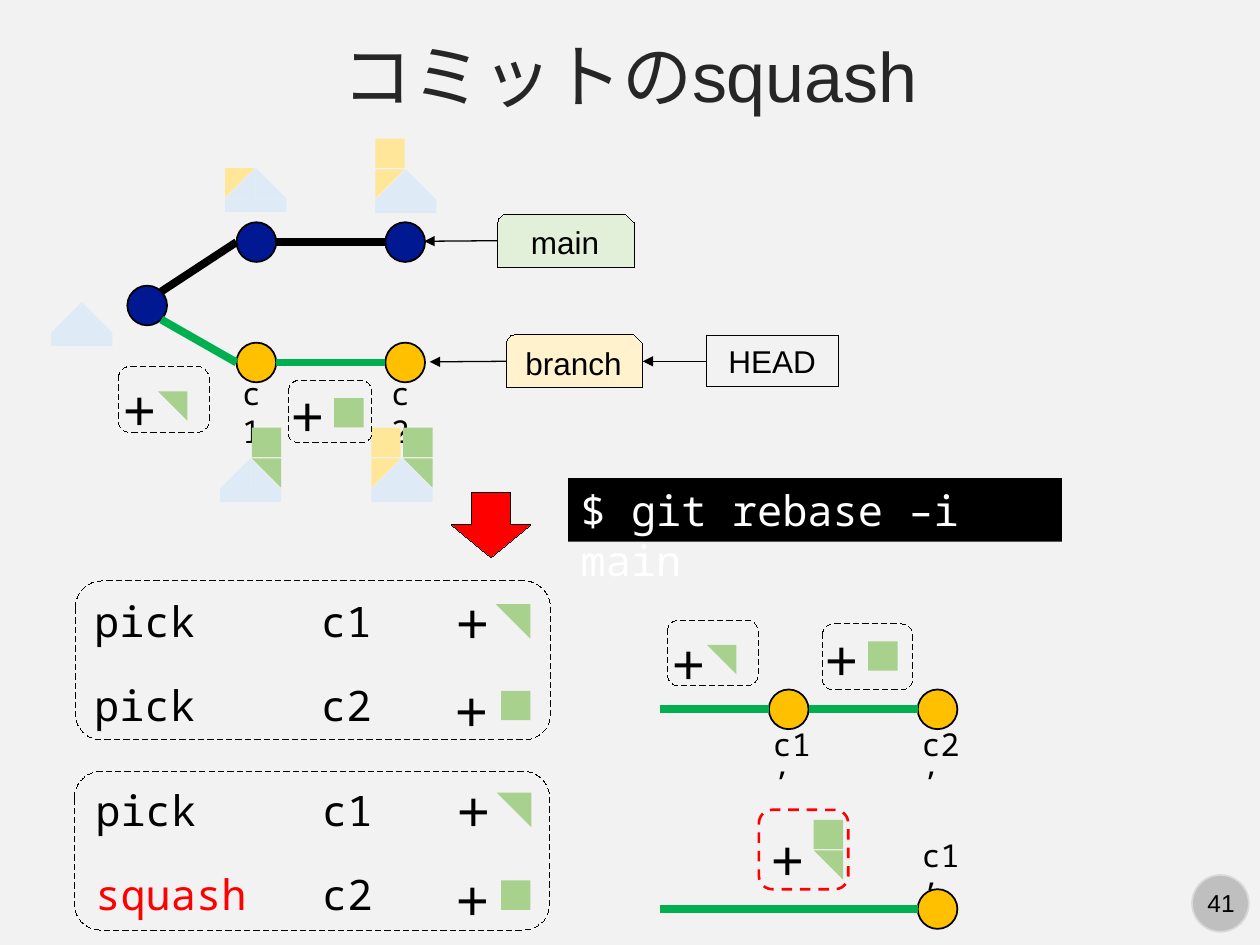
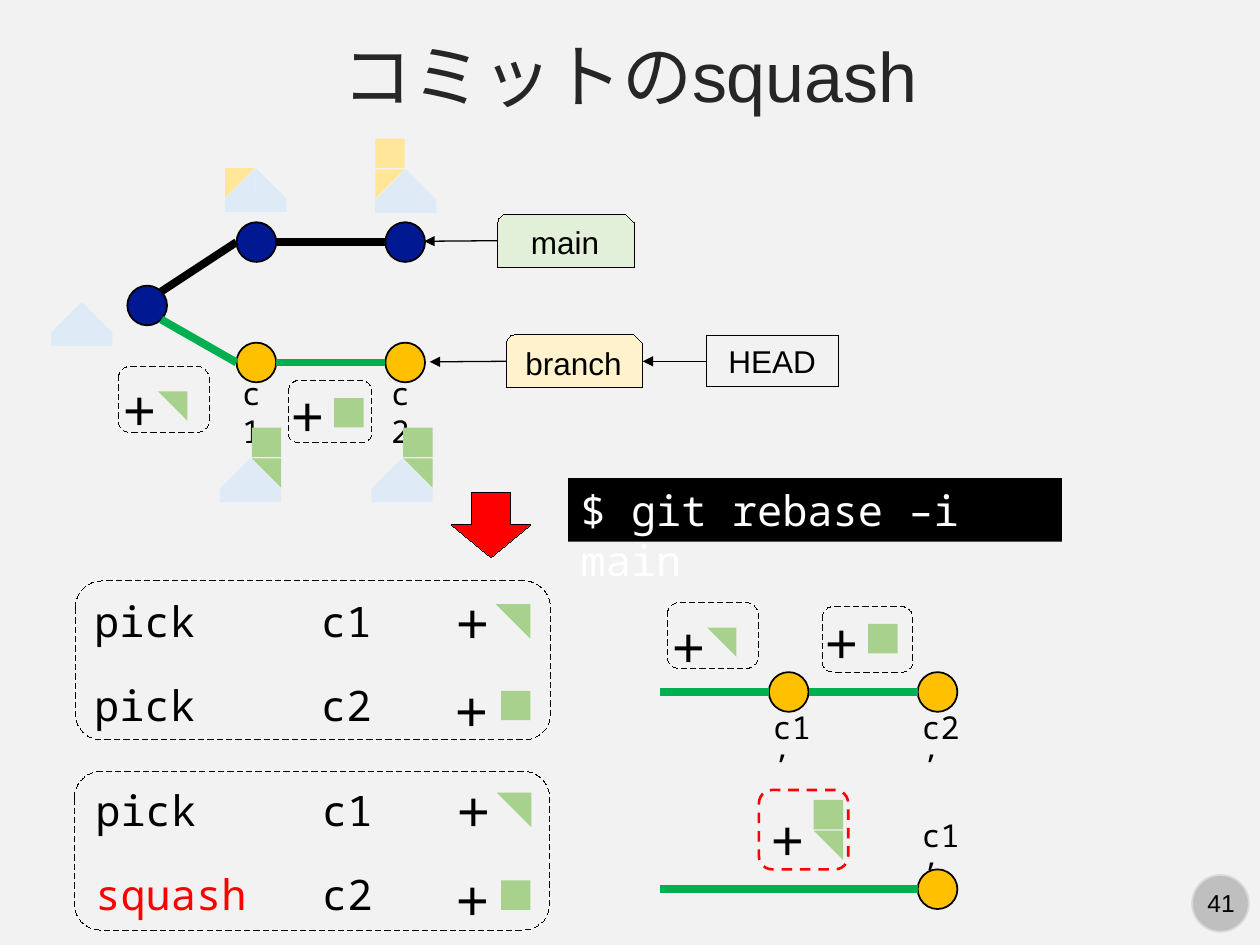
Before and after one commit to kaityo256/github, a slide deck: slide 41 of branch/fig/slide.pptx. Drawn at 1260x945 pixels with LibreOffice and Linux fonts; fonts in the diff are those of the drawing. Boxes give left, top, right and bottom in pixels: in the first picture for what was removed or moved away, otherwise in the second. Text is boxed around its words. In the diff, an @@ line names an element or a change of style, - is before the commit and + after.

Commit message:
updates slide

```diff
--- a/branch/fig/slide.pptx
+++ b/branch/fig/slide.pptx
@@ rectangle removed at [372, 427, 401, 456] @@
@@ right triangle removed at [372, 459, 401, 488] @@
@@ 3 texts, 2 lines, 2 ellipses, 1 rectangle: place and size @@
-3 texts, 2 lines, 2 ellipses, 1 rectangle at [660, 622, 960, 757]
+3 texts, 2 lines, 2 ellipses, 1 rectangle at [660, 605, 960, 740]
@@ 3 texts, 3 rounded rectangles, 2 right triangles, 1 line, 1 ellipse, 1 rectangle: place and size @@
-3 texts, 3 rounded rectangles, 2 right triangles, 1 line, 1 ellipse, 1 rectangle at [660, 619, 960, 929]
+3 texts, 3 rounded rectangles, 2 right triangles, 1 line, 1 ellipse, 1 rectangle at [660, 601, 960, 908]
```
Also in this commit, not shown: 3 other slides changed.
